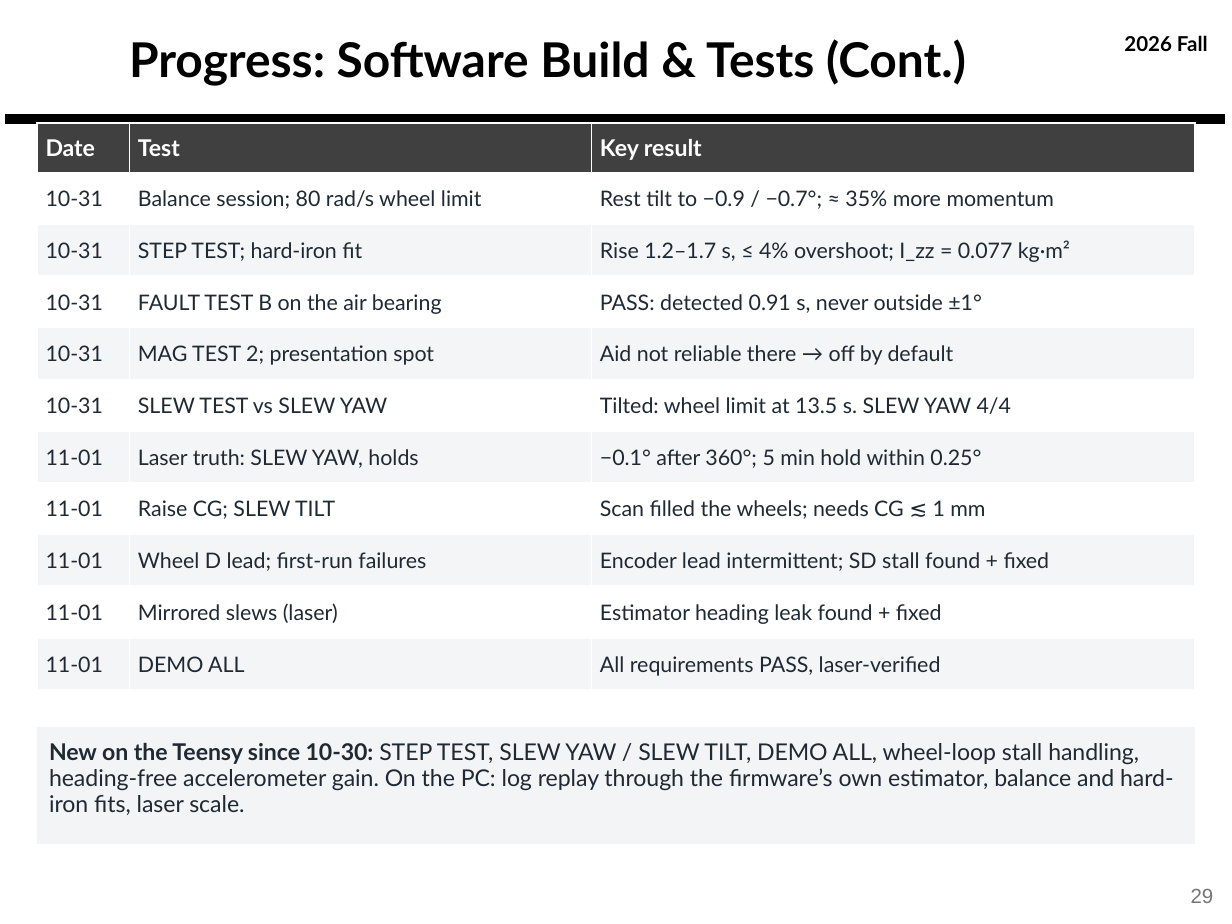
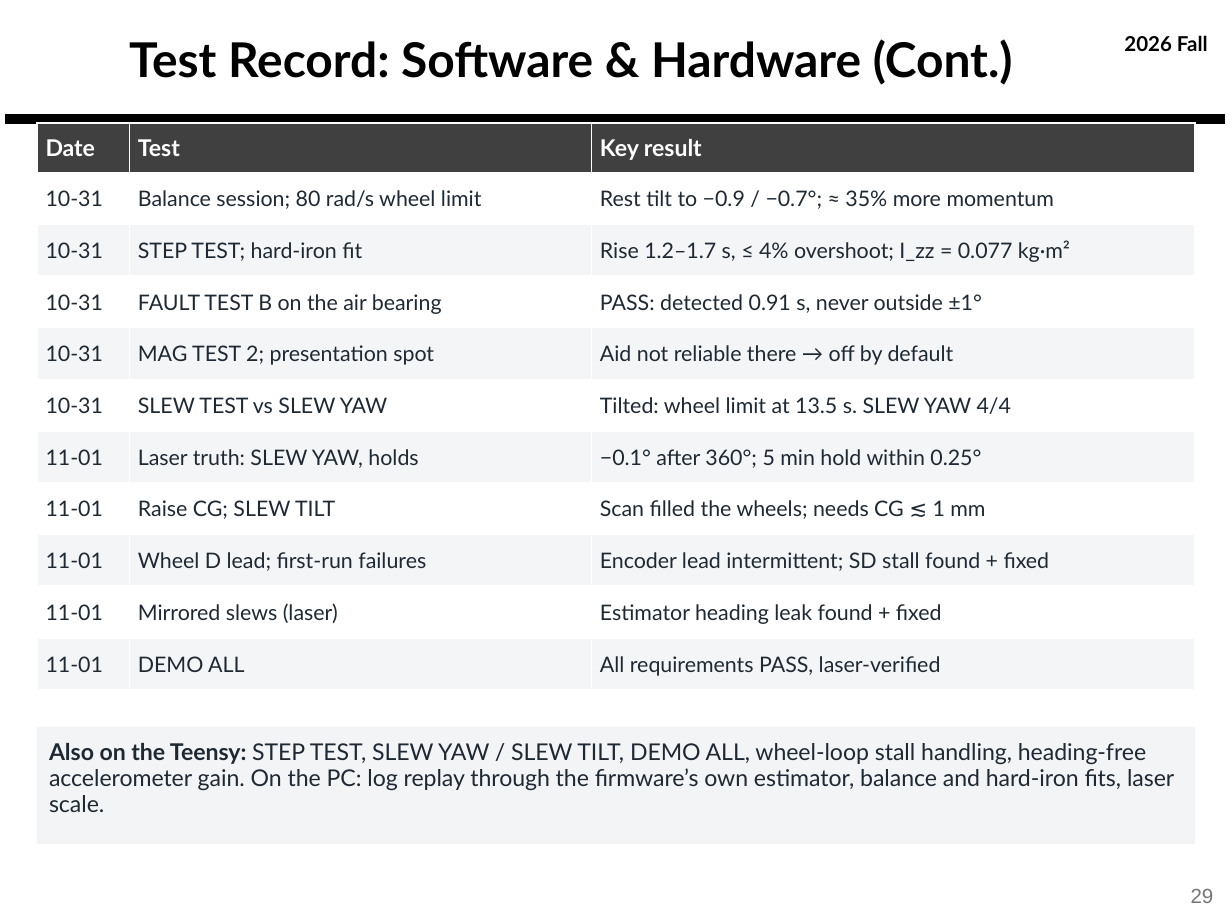
Before and after one commit to derek-weissinger-usafa/Astro-331-Lab-8, a slide deck: slide 29 of Reports/Astro 331 Lab 8_2_3 Body Final Pres.pptx. Drawn at 1232x924 pixels with LibreOffice and Linux fonts; fonts in the diff are those of the drawing; background and template pictures are left out. Boxes give left, top, right and bottom in pixels: in the first picture for what was removed or moved away, otherwise in the second. Text is boxed around its words. In the diff, an @@ line names an element or a change of style, - is before the commit and + after.

```diff
--- a/Reports/Astro 331 Lab 8_2_3 Body Final Pres.pptx
+++ b/Reports/Astro 331 Lab 8_2_3 Body Final Pres.pptx
@@ title at [129, 39, 1013, 85]: text changed @@
-Progress: Software Build & Tests (Cont.)
+Test Record: Software & Hardware (Cont.)
@@ text in rectangle at [49, 743, 1174, 812]: text changed @@
-New on the Teensy since 10-30: STEP TEST, SLEW YAW / SLEW TILT, DEMO ALL, wheel-loop stall handling, heading-free accelerometer gain. On the PC: log replay through the firmware’s own estimator, balance and hard-iron fits, laser scale.
+Also on the Teensy: STEP TEST, SLEW YAW / SLEW TILT, DEMO ALL, wheel-loop stall handling, heading-free accelerometer gain. On the PC: log replay through the firmware’s own estimator, balance and hard-iron fits, laser scale.
```
Also in this commit, not shown: 14 other slides changed, 3 other files.
